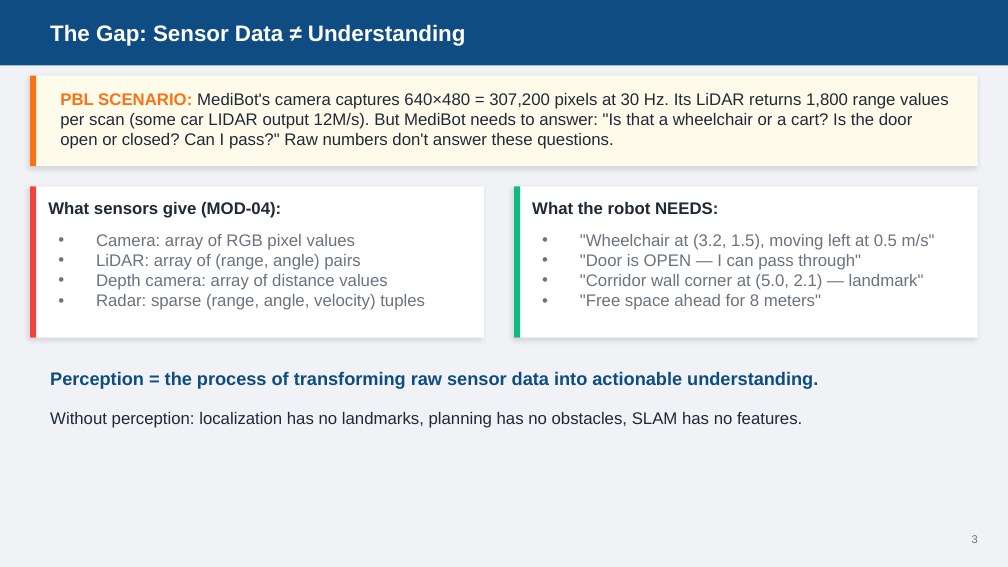
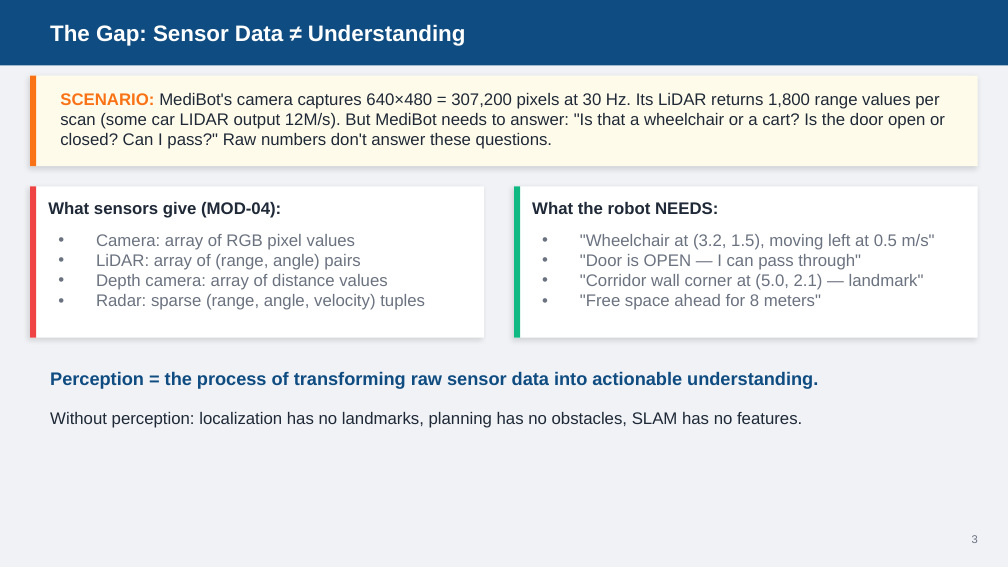
Before and after one commit to AbbadiAhmad/mobile_robots_course, a slide deck: slide 3 of Slides/Mod07/MOD007-Perception.pptx. Drawn at 1008x567 pixels with LibreOffice and Linux fonts; fonts in the diff are those of the drawing. Boxes give left, top, right and bottom in pixels: in the first picture for what was removed or moved away, otherwise in the second. Text is boxed around its words. In the diff, an @@ line names an element or a change of style, - is before the commit and + after.

```diff
--- a/Slides/Mod07/MOD007-Perception.pptx
+++ b/Slides/Mod07/MOD007-Perception.pptx
@@ text at [60, 93, 945, 149]: text changed @@
-PBL SCENARIO: MediBot's camera captures 640×480 = 307,200 pixels at 30 Hz. Its LiDAR returns 1,800 range values per scan (some car LIDAR output 12M/s). But MediBot needs to answer: "Is that a wheelchair or a cart? Is the door open or closed? Can I pass?" Raw numbers don't answer these questions.
+SCENARIO: MediBot's camera captures 640×480 = 307,200 pixels at 30 Hz. Its LiDAR returns 1,800 range values per scan (some car LIDAR output 12M/s). But MediBot needs to answer: "Is that a wheelchair or a cart? Is the door open or closed? Can I pass?" Raw numbers don't answer these questions.
```
Also in this commit, not shown: 10 other slides changed, 3 other files.
